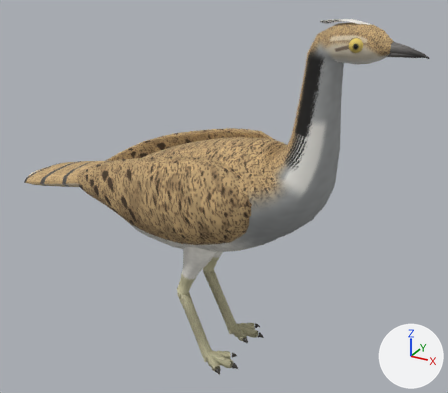
Before and after pictures for a commit that changed the glTF model assets_src/birds/houbara_alert.glb.
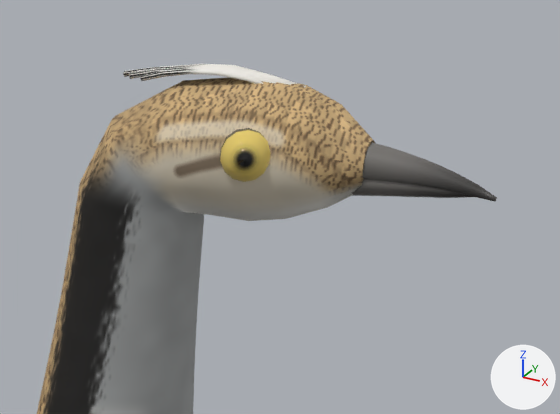
The first picture shows the older version from a camera (50 mm lens) standing at (0.335, -0.597, 0.516) and looking at (-0.003, 0.017, 0.209). The close-ups show the older and then the newer version on the part from 63% to 100% of the width and 0% to 31% of the height of that picture. Only the edits that show in the close-ups are written down. Lighting does not change. The marker at lower right points along +X, +Y and +Z. Where no turn or scale is listed for an object, it has been applied to the vertices. Vertices at exactly the same position are counted once.

Names of what the first close-up shows: 'houbara_body'.
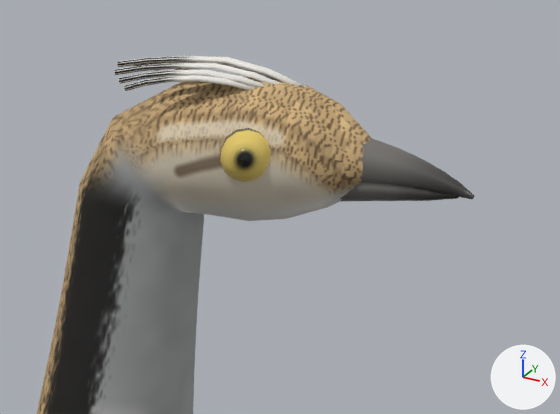
Where the change shows, as pixel boxes [x1, y1, x2, y2] in the close-ups (560 x 414 px; the box of a moved part takes in the faces that stretch with it):
'houbara_body', reshaped: before [37, 64, 497, 414]; after [37, 56, 474, 414]
part 1 of me_houbara_body, added: after [124, 75, 255, 91]
part 2 of me_houbara_body, moved or reshaped: before [123, 64, 497, 201]; after [115, 56, 474, 202]

The change, as a diff of the scene's bpy script:
```diff
--- a/assets_src/birds/houbara_alert.glb.py
+++ b/assets_src/birds/houbara_alert.glb.py
@@ me_houbara_body @@
 # used by ob_houbara_body; location = (0.0, 0.0, 0.0)
-me_houbara_body.from_pydata(...)  # 2700 vertices, 5284 faces; spans x -0.304..0.223, y -0.084..0.084, z -0.003..0.432
+me_houbara_body.from_pydata(...)  # 2776 vertices, 5428 faces; spans x -0.304..0.217, y -0.084..0.084, z -0.003..0.434
+# me_houbara_body part 1: the loose piece of 38 vertices spanning x 0.122..0.162, y -0.008..-0.001, z 0.427..0.432 is copied, and the copy is multiplied about its middle by the matrix ((0.866, -0.27, -0.017), (0.27, 0.866, -0.01), (0.02, 0.005, 0.907)), then moved by (-0.003, -0.009, -0.001); it spans x 0.123..0.156, y -0.021..-0.006, z 0.426..0.431
+# me_houbara_body part 2: 290 vertices moved from x 0.115..0.223, y -0.008..0.008, z 0.399..0.432 to x 0.113..0.217, y -0.015..0.015, z 0.398..0.434; 19 vertices removed from x 0.181..0.223, y -0.004..0.006, z 0.402..0.413; 19 vertices added at x 0.181..0.213, y -0.007..0.004, z 0.402..0.415
+# other edits to the shape of me_houbara_body do not show in these pictures
 me_houbara_body.materials.append(mat_houbara)
```
